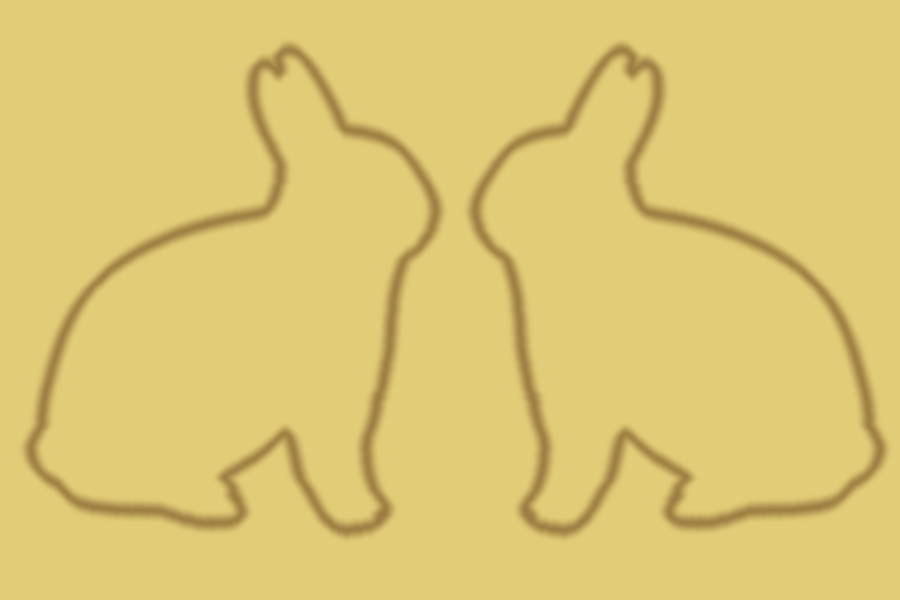
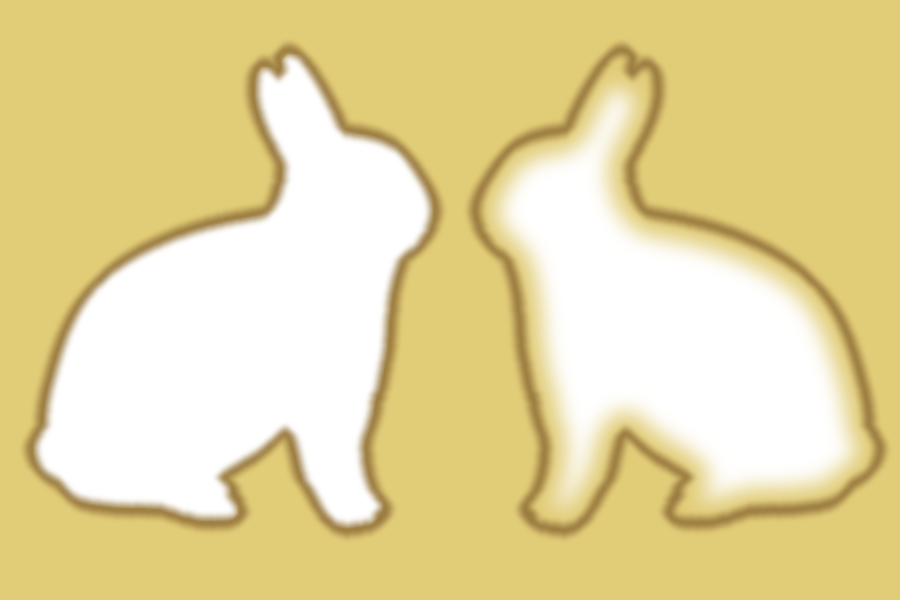
Layered file, before and after one edit (900×600). Changes by layer:
added layer "レイヤー 1" above "背景" over [33, 54, 873, 528]
